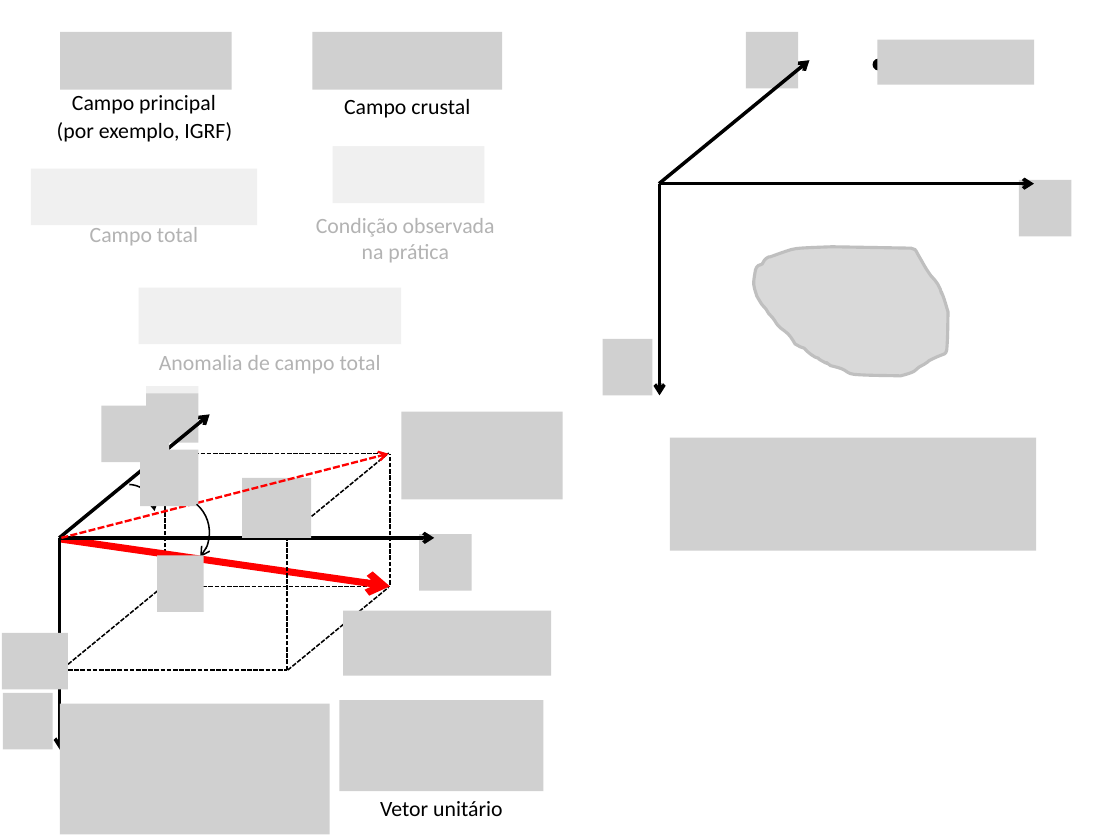
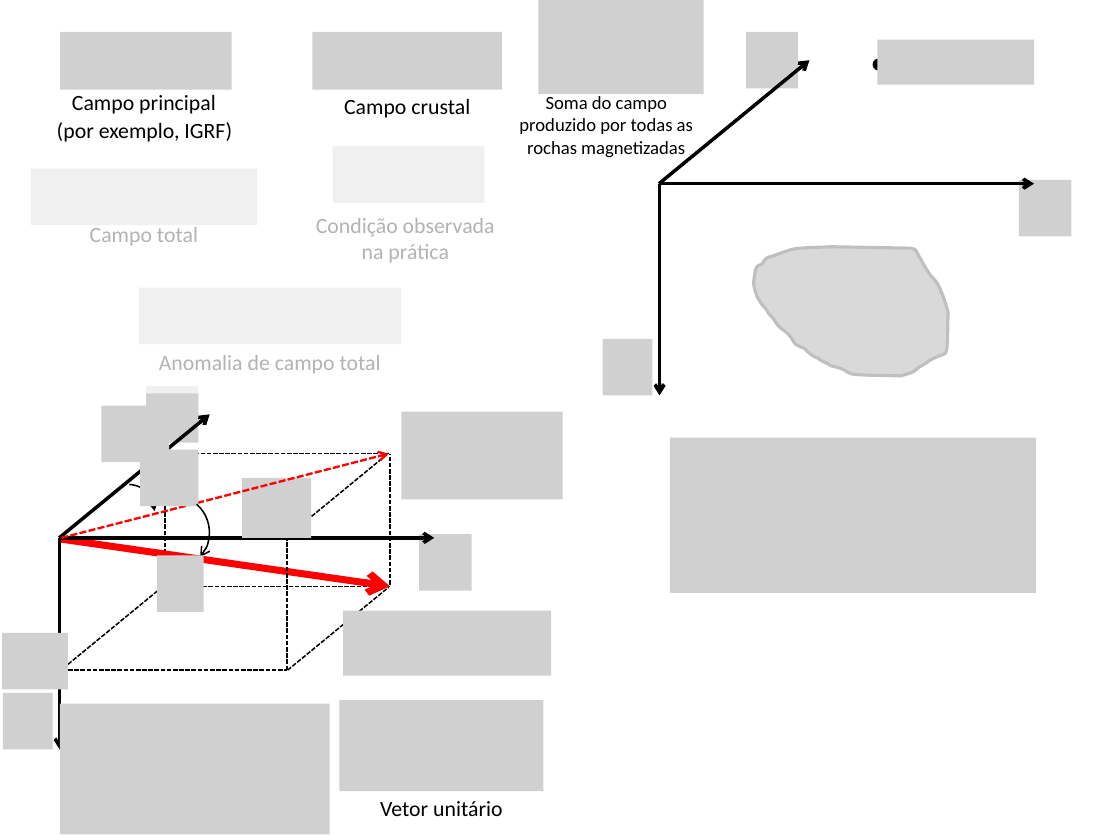
Before and after one commit to pinga-lab/CE-VII-SimBGf-2016, a slide deck: slide 9 of slides/4b_anomalia_campo_total.pptx (slide 8 before the commit). Drawn at 1120x840 pixels with LibreOffice and Linux fonts; fonts in the diff are those of the drawing; grey boxes stand for pictures. Boxes give left, top, right and bottom in pixels: in the first picture for what was removed or moved away, otherwise in the second. Text is boxed around its words. In the diff, an @@ line names an element or a change of style, - is before the commit and + after.

Commit message:
generaliza o campo crustal pra varias fontes

```diff
--- a/slides/4b_anomalia_campo_total.pptx
+++ b/slides/4b_anomalia_campo_total.pptx
@@ picture added at (x1=539, y1=0, x2=704, y2=94) @@
@@ text added at (x1=519, y1=93, x2=693, y2=158), 12 pt, text #000000 @@
+Soma do campo produzido por todas as rochas magnetizadas
@@ picture resized from (x1=670, y1=438, x2=1036, y2=551) to (x1=670, y1=438, x2=1036, y2=594) @@
```
Also in this commit, not shown: 6 other slides changed, 2 slides added.
